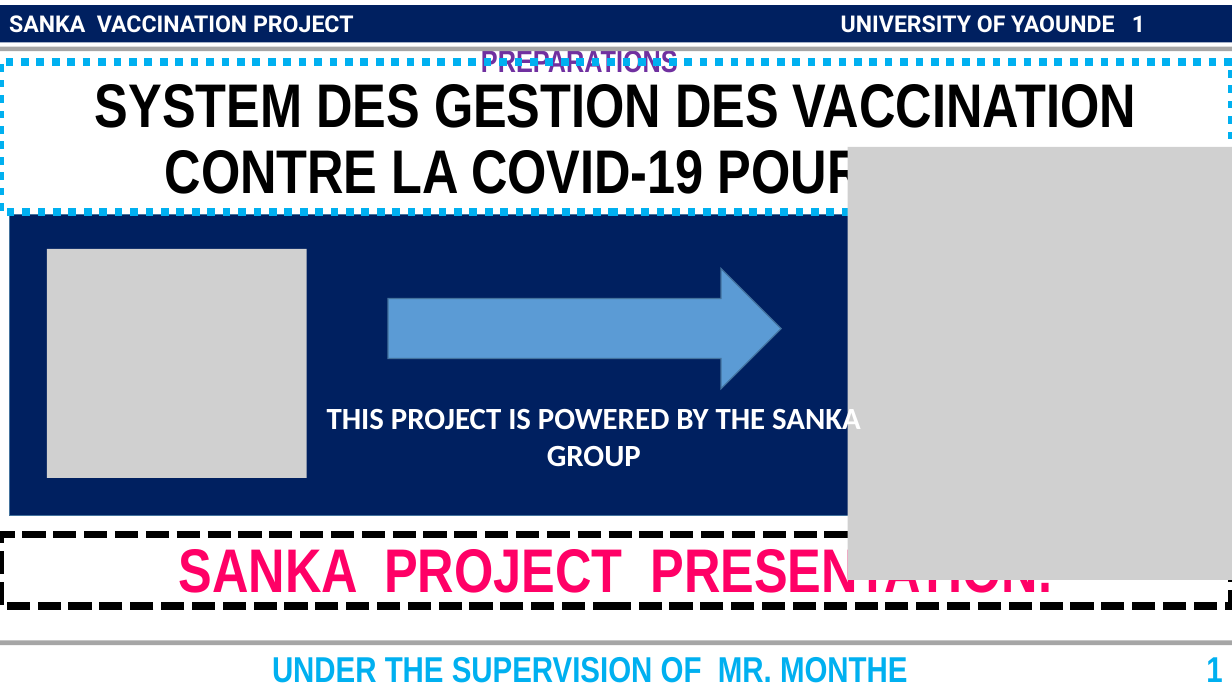
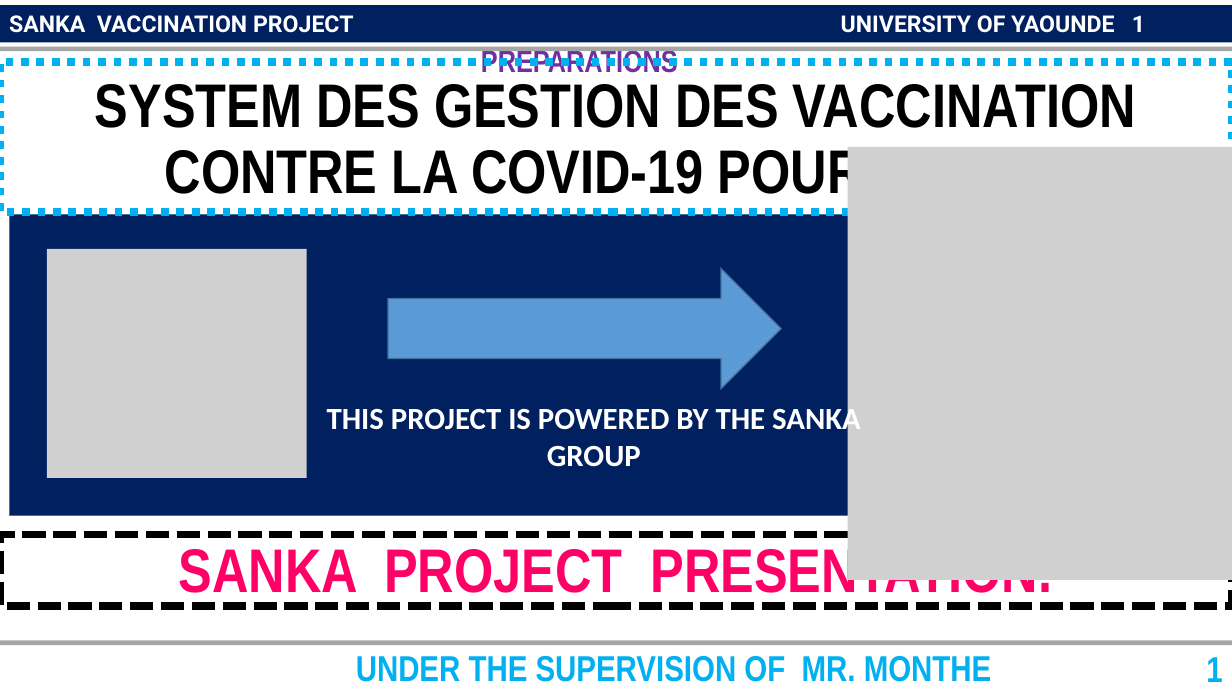
Before and after one commit to Abikum/Projet-Sanka--Java, a slide deck: slide 1 of snaka.pptx. Drawn at 1232x693 pixels with LibreOffice and Linux fonts; fonts in the diff are those of the drawing; grey boxes stand for pictures; background and template pictures are left out. Boxes give left, top, right and bottom in pixels: in the first picture for what was removed or moved away, otherwise in the second. Text is boxed around its words. In the diff, an @@ line names an element or a change of style, - is before the commit and + after.

```diff
--- a/snaka.pptx
+++ b/snaka.pptx
@@ text "UNDER THE SUPERVISION OF MR. ...": place and size @@
-text "UNDER THE SUPERVISION OF MR. ..." at [272,657,907,683]
+text "UNDER THE SUPERVISION OF MR. ..." at [356,656,991,682]
```
Also in this commit, not shown: 4 other slides changed.
